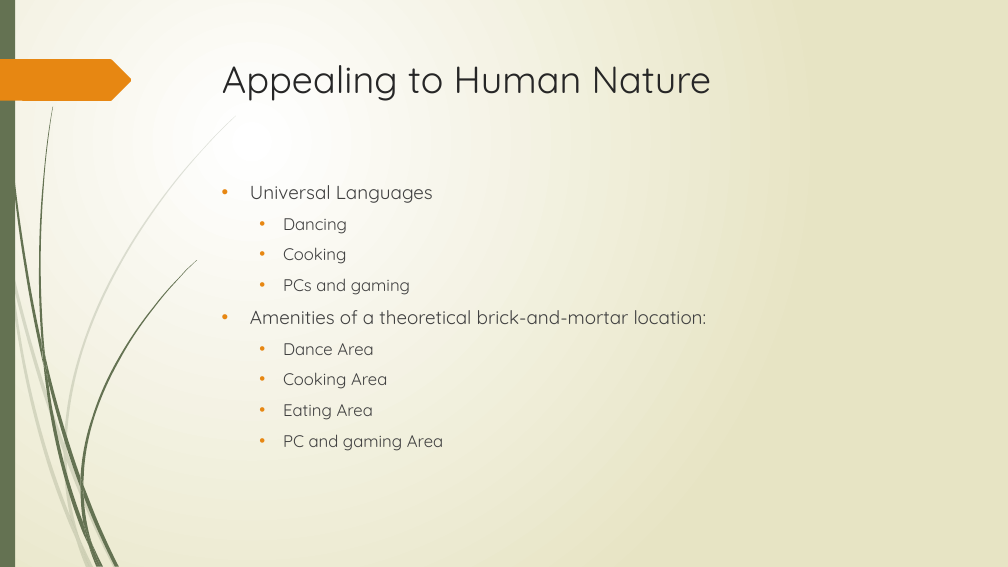
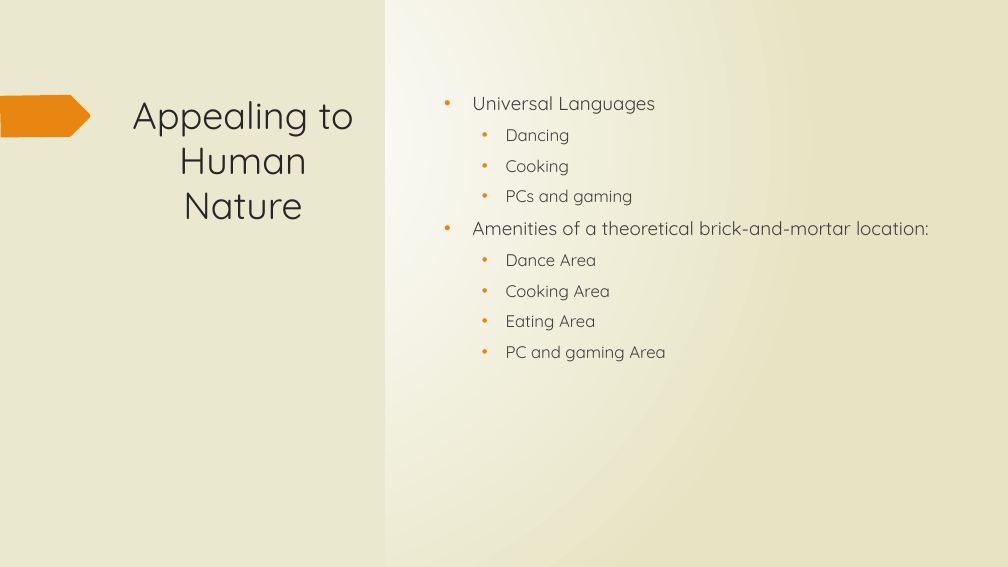
Before and after one commit to tieje/dogen, a slide deck: slide 10 of Presentation/SocialHub_FrancisT_06_23_2020.pptx. Drawn at 1008x567 pixels with LibreOffice and Linux fonts; fonts in the diff are those of the drawing. Boxes give left, top, right and bottom in pixels: in the first picture for what was removed or moved away, otherwise in the second. Text is boxed around its words. In the diff, an @@ line names an element or a change of style, - is before the commit and + after.

```diff
--- a/Presentation/SocialHub_FrancisT_06_23_2020.pptx
+++ b/Presentation/SocialHub_FrancisT_06_23_2020.pptx
@@ rectangle added at box(0, 0, 385, 567), fill #EAE8CF @@
@@ title "Appealing to Human Nature": place and size @@
-title "Appealing to Human Nature" at box(222, 65, 711, 101)
+title "Appealing to Human Nature" at box(132, 101, 354, 220)
@@ title "Appealing to Human Nature" at box(132, 101, 354, 220): alignment left to centre @@
@@ text "Universal Languages": place and size @@
-text "Universal Languages" at box(250, 185, 707, 451)
+text "Universal Languages" at box(472, 96, 929, 362)
@@ freeform shape added at box(0, 95, 91, 138), fill #E78712 @@
@@ group removed at box(8, 116, 236, 540): 5 freeform shapes @@
@@ group removed at box(39, 107, 197, 546): 7 freeform shapes @@
```
Also in this commit, not shown: 15 other slides changed.
